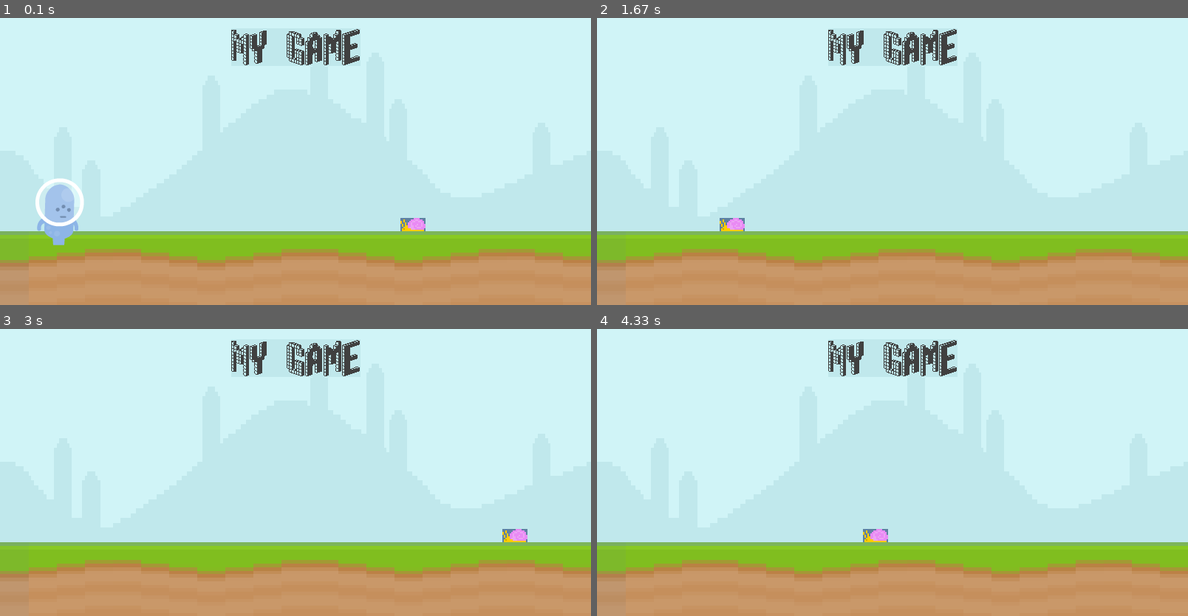
Above: before the commit, frames 1-4 (two rows, left to right).
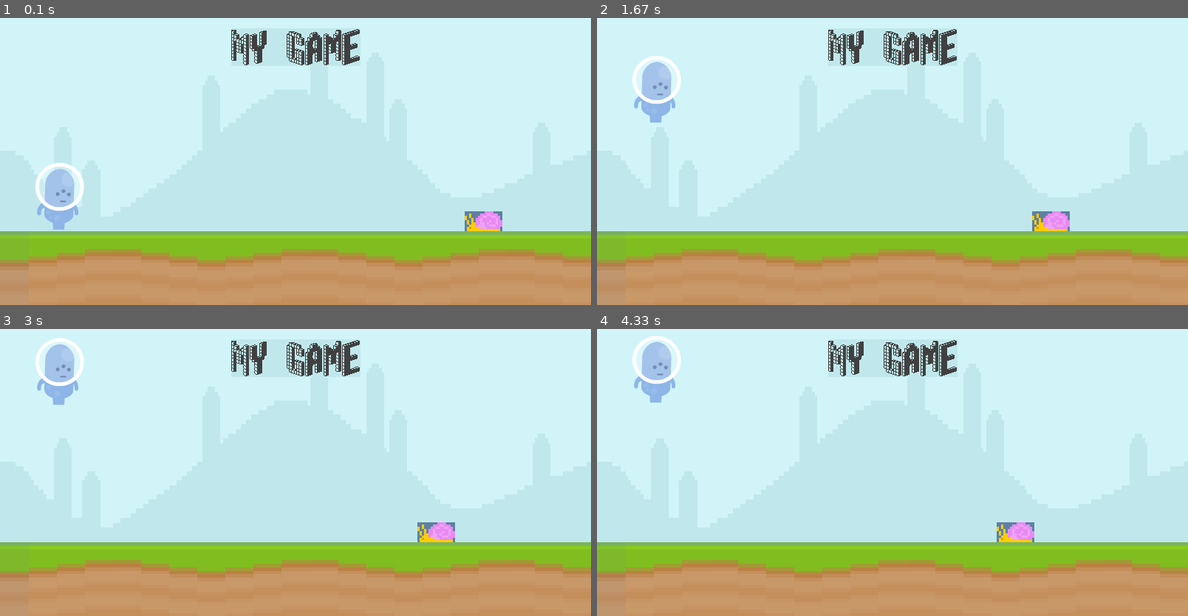
Above: after the commit, the same moments.

Repository: itsevanb/learning-pygame
Game: pygame game, started from first_game.py
The game is run twice, just before and just after one commit, with the same random seed, the same clock (stepped at 60 frames per second) and the same inputs.
Inputs (mouse positions are in pixels of both pictures, inside the frame that each line leads up to):
- Up to frame 1 (0.1 s): no input
- Up to frame 2 (1.67 s): tap Space at 0.33 s; click (892, 175) at 0.78 s; click (709, 112) at 1.22 s; move the mouse to (1111, 261) at 1.53 s
- Up to frame 3 (3 s): click (514, 572) at 1.75 s; move the mouse to (307, 369) at 2.1 s; click (307, 369) at 2.35 s; move the mouse to (265, 544) at 2.73 s
- Up to frame 4 (4.33 s): click (862, 544) at 3.02 s; move the mouse to (874, 417) at 3.43 s; click (874, 417) at 3.75 s; move the mouse to (809, 406) at 4.2 s

The runs differ from the first frame. In frame 1, 1.8% of the frame differs, in the area x 6-85%, y 50-80%; in frame 2, 1.8%, in the area x 6-80%, y 13-75%; in frame 3, 1.8%; in frame 4, 1.8%.

Commit message:
Update first_game.py
working game?

Diff:
--- a/first_game.py
+++ b/first_game.py
@@ -8,6 +8,7 @@
 pygame.display.set_caption("Runner")  # Set the title of the window
 clock = pygame.time.Clock() # Create a clock object
 font = pygame.font.Font('font/Blox2.ttf', 50)   # Create a font object
+game_active = True
 
 sky_surface = pygame.image.load('graphics/sky.png').convert() # Load the image and convert it to a surface
 sky_surface = pygame.transform.scale(sky_surface, (screen_width, screen_height))
@@ -21,9 +22,9 @@
 
 snail_surface = pygame.image.load('graphics/snail.png').convert_alpha() # Load the image and convert it to a surface
 original_width, original_height = snail_surface.get_size()
-scaled_width, scaled_height = original_width * 2, original_height * 2
+scaled_width, scaled_height = original_width * 3, original_height * 3
 snail_surface = pygame.transform.scale(snail_surface, (scaled_width, scaled_height))
-snail_rect = snail_surface.get_rect(bottomright = (600, screen_height - ground_height))
+snail_rect = snail_surface.get_rect(bottomright = (700, screen_height - ground_height))
 
 player_surface = pygame.image.load('graphics/player_walk/p2_walk01.png').convert_alpha() # Load the image and convert it to a surface
 player_rect = player_surface.get_rect(midbottom = (80, screen_height - ground_height))
@@ -34,33 +35,47 @@
         if event.type == pygame.QUIT:   # If the event is quit
             pygame.quit()               # Quit pygame
             exit()                      # Quit python
+        if game_active:
+            if event.type == pygame.MOUSEBUTTONDOWN and player_rect.bottom >= screen_height - ground_height:
+                if player_rect.collidepoint(event.pos):
+                    player_gravity = -20
 
-        if event.type == pygame.MOUSEBUTTONDOWN:
-            if player_rect.collidepoint(event.pos):
-                player_gravity = -20
+            if event.type == pygame.KEYDOWN:
+                if event.key == pygame.K_SPACE and player_rect.bottom >= screen_height - ground_height:
+                    player_gravity = -20
+        else:
+            if event.type == pygame.KEYDOWN and event.key == pygame.K_SPACE:
+                game_active = True
+                snail_rect.left = 800
 
-        if event.type == pygame.KEYDOWN:
-            if event.key == pygame.K_SPACE:
-                player_gravity = -20
+        if game_active:
+            screen.blit(sky_surface,(0,0))                                           # Draw the surface on the screen
+            screen.blit(ground_surface,(0, screen_height - ground_height))         # Draw the surface on the screen
+            pygame.draw.rect(screen, '#c0e8ec', score_rect)                            # Draw the surface on the screen
+            pygame.draw.rect(screen, '#c0e8ec', score_rect, 10)
+            screen.blit(text_surface, score_rect)                                   # Draw the surface on the screen
+            snail_rect.x -= 4
+            if snail_rect.right <= 0:
+                snail_rect.left = screen_width
+            snail_y_pos = player_rect.bottom - scaled_height            # adjusts snail position to player position
+            screen.blit(snail_surface, snail_rect)                      # Draw the surface on the screen
 
-    screen.blit(sky_surface,(0,0))                                           # Draw the surface on the screen
-    screen.blit(ground_surface,(0, screen_height - ground_height))         # Draw the surface on the screen
-    pygame.draw.rect(screen, '#c0e8ec', score_rect)                            # Draw the surface on the screen
-    pygame.draw.rect(screen, '#c0e8ec', score_rect, 10)
-    screen.blit(text_surface, score_rect)                                   # Draw the surface on the screen
-    snail_rect.x -= 4
-    if snail_rect.right <= 0:
-        snail_rect.left = screen_width
-    snail_y_pos = player_rect.bottom - scaled_height            # adjusts snail position to player position
-    screen.blit(snail_surface, snail_rect)                      # Draw the surface on the screen
+            #PLAYER MOVEMENT
+            player_gravity += 1
+            player_rect.y += player_gravity
+            if player_rect.bottom >= screen_height - ground_height:
+                player_rect.bottom = screen_height - ground_height
+                player_gravity = 0
+            screen.blit(player_surface, player_rect)                    # Draw the surface on the screen
 
-    #PLAYER MOVEMENT
-    player_gravity += 1
-    player_rect.y += player_gravity
-    screen.blit(player_surface, player_rect)                    # Draw the surface on the screen
+            #collision detection
+            if snail_rect.colliderect(player_rect):
+                game_active = False
+        else:
+            screen.fill((94,129,162))
 
 
-    # draw all elements
-    # update everything
-    pygame.display.update() # Update the screen
-    clock.tick(60)  # Set the framerate to 60 fps
+        # draw all elements
+        # update everything
+        pygame.display.update() # Update the screen
+        clock.tick(60)  # Set the framerate to 60 fps
